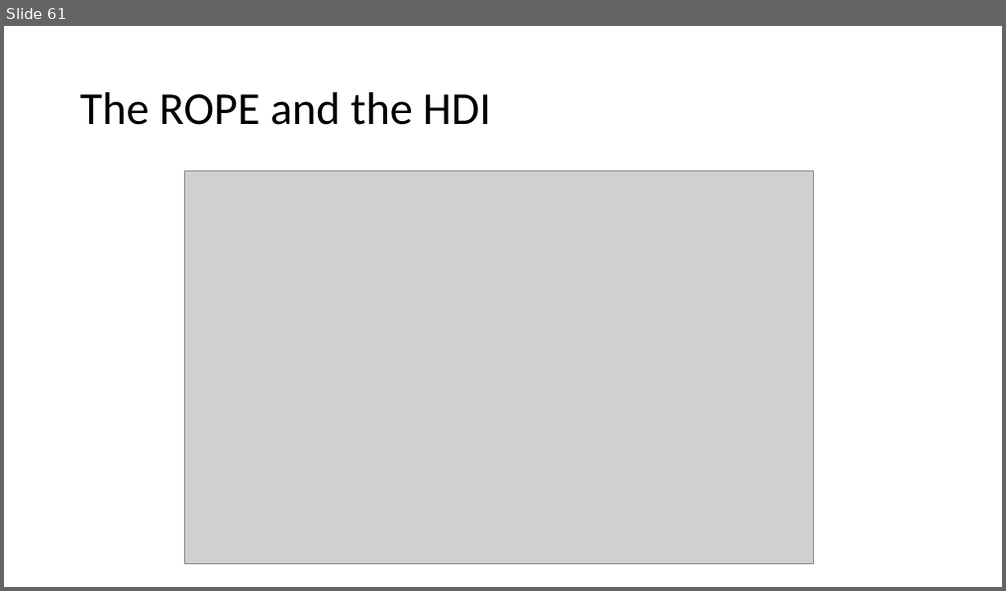
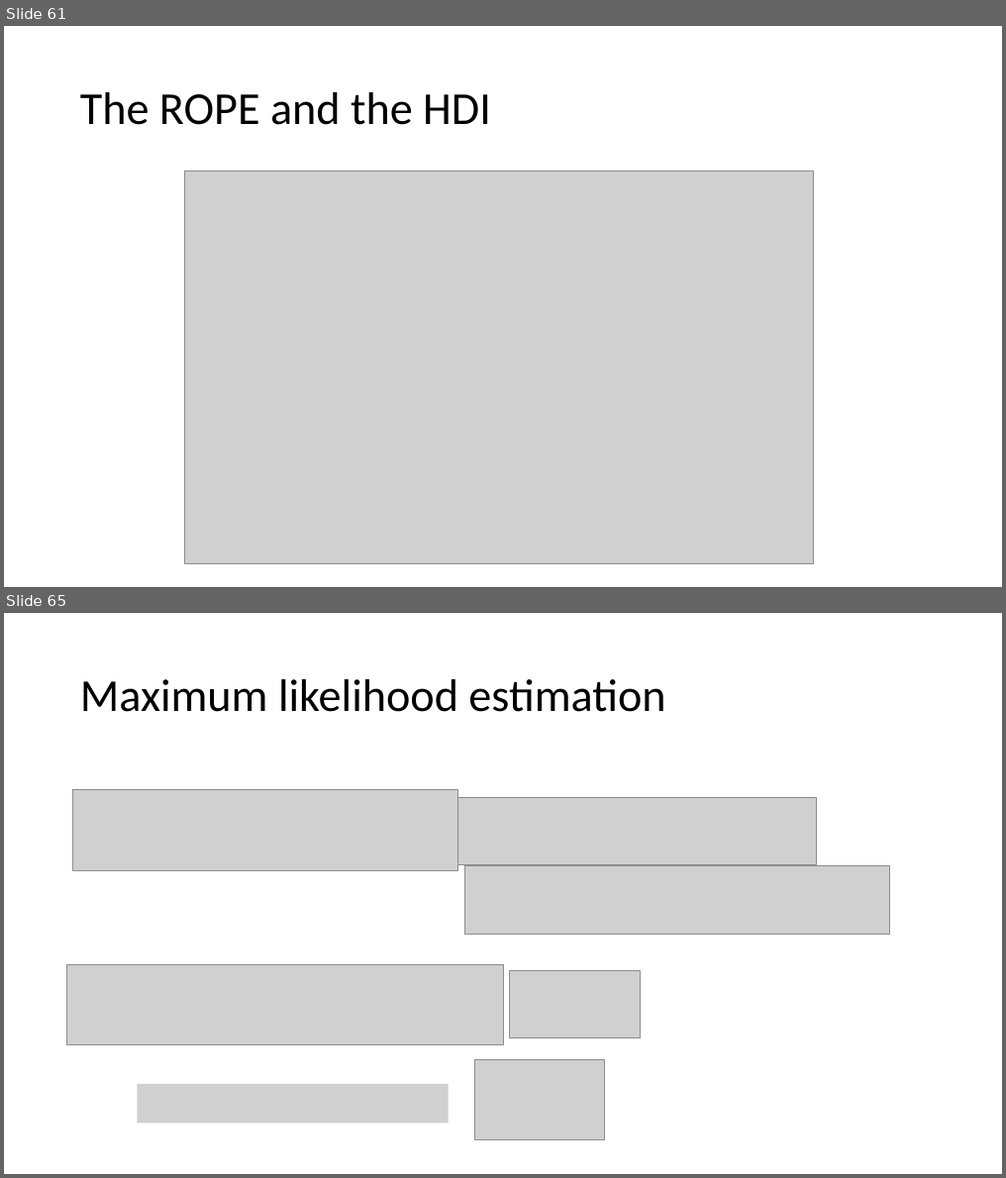
Before and after one commit to opherdonchin/StatisticalComputationAndAnalysis, a slide deck: Lectures/Lecture 3 PyMC and Sampling.pptx. Shown one above the other, each under a label of ours: slide 61 before the commit, slides 61 and 65 after it; the slides between them are not shown. The pictures are 1006x591 and 1006x1178 pixels, drawn with LibreOffice and Linux fonts; fonts in the diff are those of the drawing; grey boxes stand for pictures. Boxes give left, top, right and bottom in pixels: in the first picture for what was removed or moved away, otherwise in the second. Text is boxed around its words. In the diff, an @@ line names an element or a change of style, - is before the commit and + after.

```diff
--- a/Lectures/Lecture 3 PyMC and Sampling.pptx
+++ b/Lectures/Lecture 3 PyMC and Sampling.pptx
@@ slide 65 added at [4,613,1002,1174], background #FFFFFF @@
@@ title added at [80,679,665,712], 44 pt, text #000000 @@
+Maximum likelihood estimation
@@ picture added at [73,789,458,870] @@
@@ picture added at [457,797,816,864] @@
@@ picture added at [464,866,890,934] @@
@@ picture added at [67,964,503,1045] @@
@@ picture added at [509,970,640,1039] @@
@@ picture added at [138,1084,449,1124] @@
@@ picture added at [474,1059,604,1140] @@
```
Also in this commit, not shown: 6 slides changed, 6 other slides added, 5 other files.
